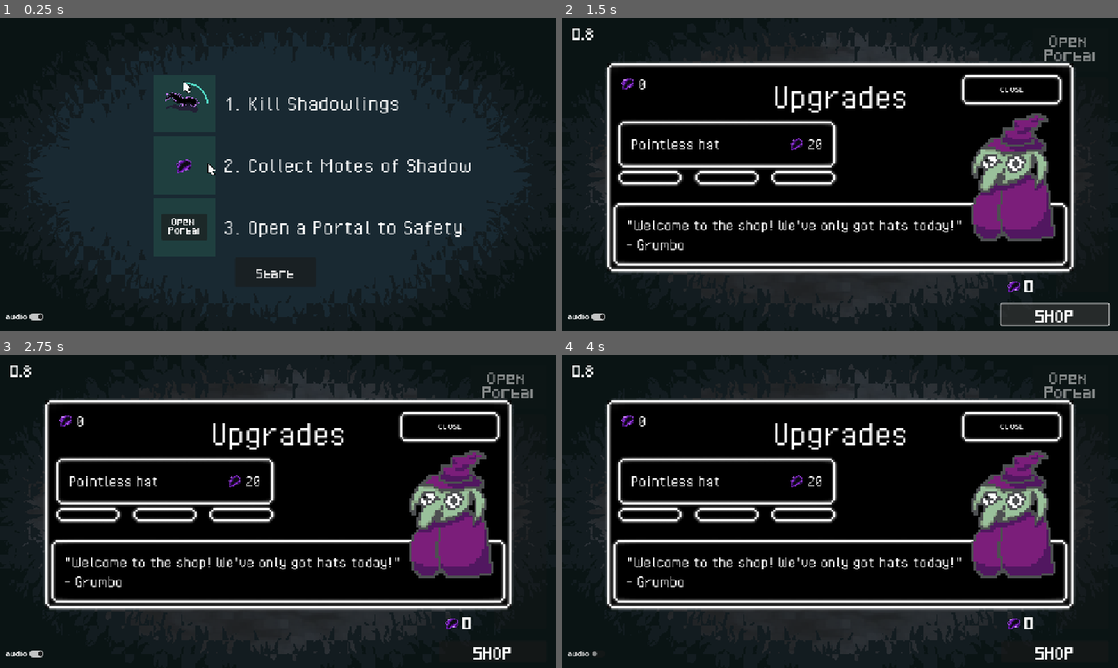
Above: before the commit, frames 1-4 (two rows, left to right).
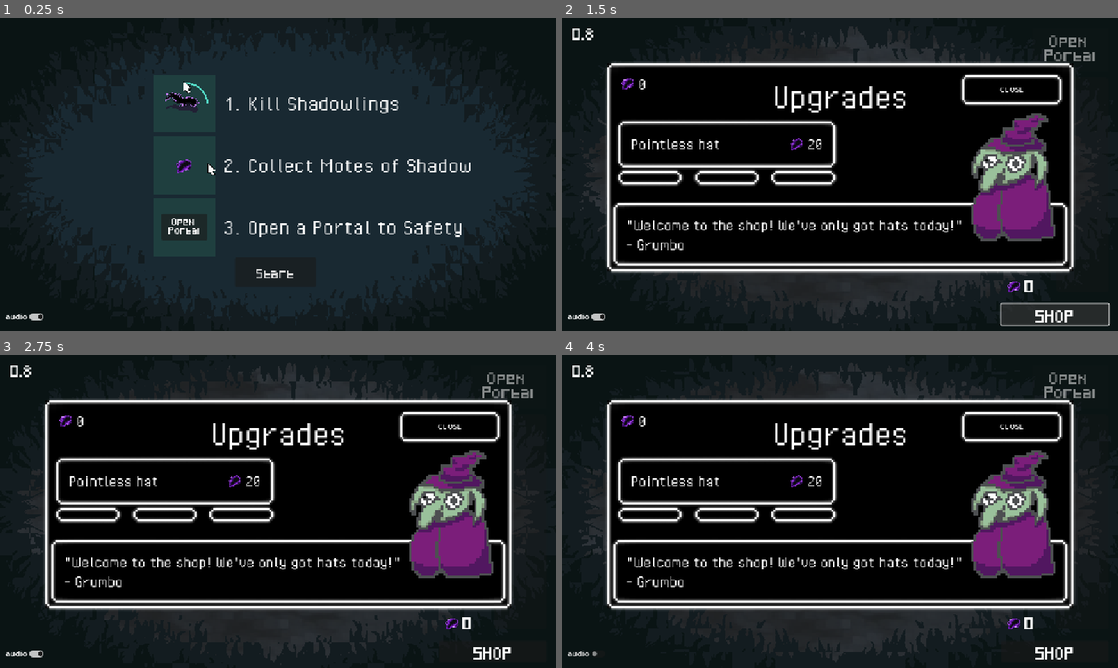
Above: after the commit, the same moments.

Repository: alifeee/loop
Game: Godot game, scene res://scenes/main.tscn
The game is run twice, just before and just after one commit, with the same random seed, the same clock (stepped at 60 frames per second) and the same inputs. The engine's default icon, where the game draws it, is replaced by a stand-in: a white triangle on a blue panel in a dark square.
Inputs (mouse positions are in pixels of both pictures, inside the frame that each line leads up to):
- Up to frame 1 (0.25 s): no input
- Up to frame 2 (1.5 s): click "Start" at 0.5 s; click "SHOP" at 1.25 s
- Up to frame 3 (2.75 s): click (166, 489) at 2 s
- Up to frame 4 (4 s): click "audio" at 2.75 s; click "SHOP" at 3.5 s

The runs differ from the first frame. In frame 1, less than 0.1% of the frame differs, in the area x 9-91%, y 6-94%; in frame 2, 0.3%; in frame 3, 0.3%; in frame 4, 0.4%, in the area x 3-84%, y 3-97%.

Commit message:
make shadow animate on reset :]

Diff:
--- a/scenes/shadow.gd
+++ b/scenes/shadow.gd
@@ -21,7 +21,6 @@
 var deathtween: Tween
 
 func _ready() -> void:
-	randomly_make_shadow_bigger_and_smaller()
 	Globals.spawn_bunch_of_enemies.connect(stopstuff)
 	Globals.reset_game.connect(reset)
 	initial_modulate = modulate
@@ -34,6 +33,7 @@
 	if deathtween:
 		deathtween.kill()
 	modulate = initial_modulate
+	randomly_make_shadow_bigger_and_smaller()
 
 #func _process(delta: float) -> void:
 	#scale = Vector2(
